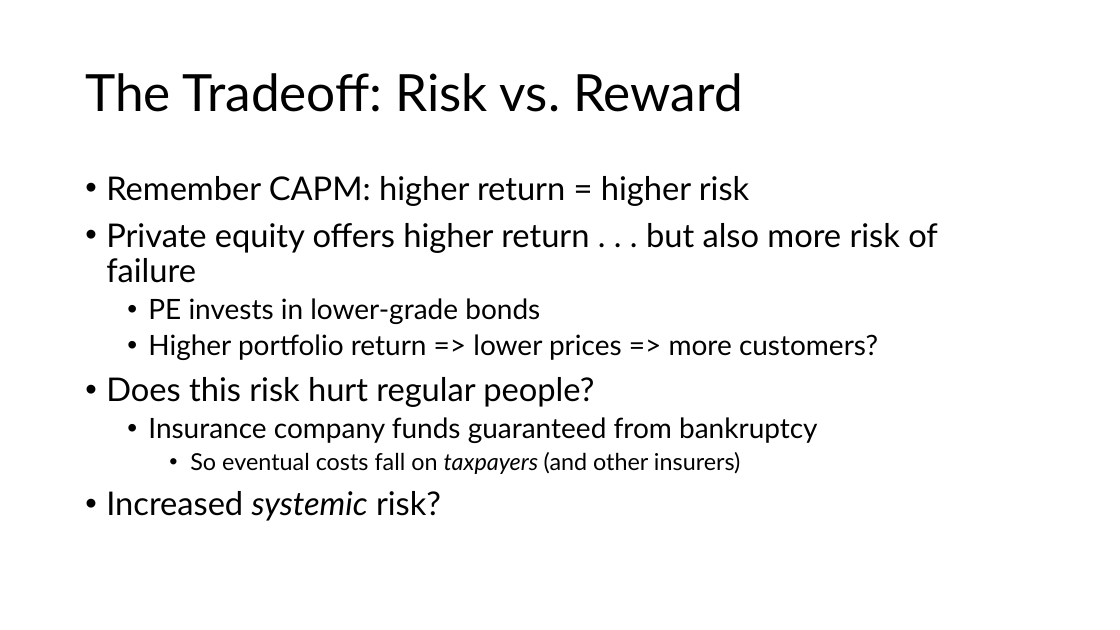
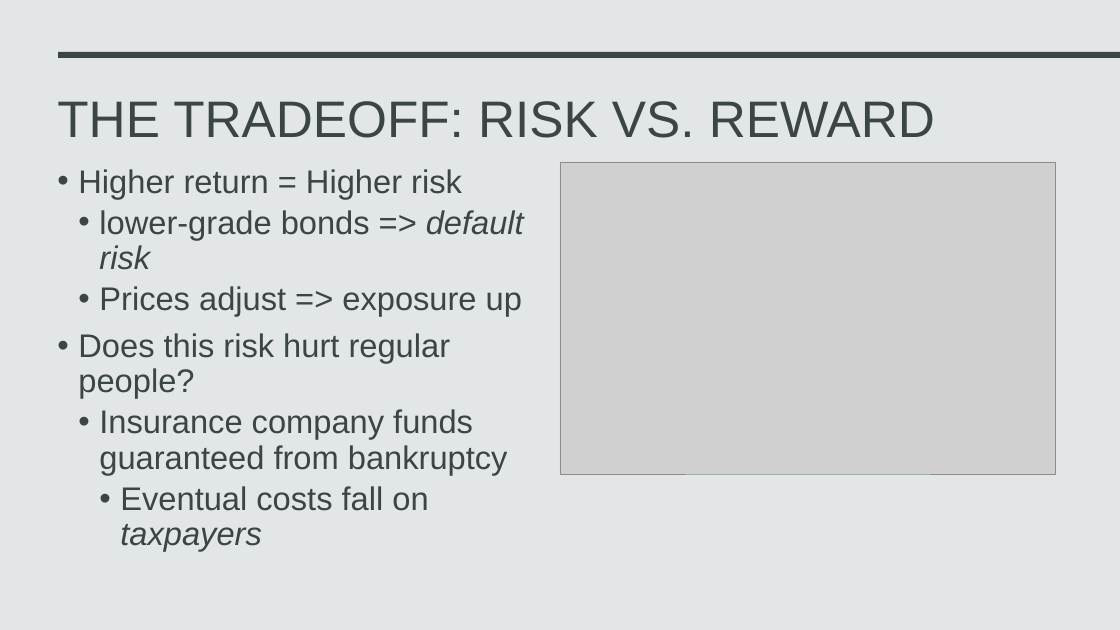
Before and after one commit to AFB-TUV/Fall-2026, a slide deck: slide 6 of Actuarial Corporate Finance/Why is Private Equity Involved with Insurance.pptx (slide 5 before the commit). Drawn at 1120x630 pixels with LibreOffice and Linux fonts; fonts in the diff are those of the drawing; grey boxes stand for pictures. Boxes give left, top, right and bottom in pixels: in the first picture for what was removed or moved away, otherwise in the second. Text is boxed around its words. In the diff, an @@ line names an element or a change of style, - is before the commit and + after.

```diff
--- a/Actuarial Corporate Finance/Why is Private Equity Involved with Insurance.pptx
+++ b/Actuarial Corporate Finance/Why is Private Equity Involved with Insurance.pptx
@@ background #FFFFFF to #E2E6E7 @@
@@ rectangle added at (58, 52, 1120, 58), fill #3B4546 @@
@@ title "THE TRADEOFF: RISK VS. REWARD" at (57, 101, 935, 138): vertical alignment middle to top @@
@@ title at (57, 101, 935, 138): text changed; font Lato to Arial; text colour #000000 to #3B4546 @@
-The Tradeoff: Risk vs. Reward
+THE TRADEOFF: RISK VS. REWARD
@@ text "Higher return = Higher risk": place and size @@
-text "Higher return = Higher risk" at (106, 176, 938, 521)
+text "Higher return = Higher risk" at (78, 169, 524, 551)
@@ text at (78, 169, 524, 316): text changed; font Lato to Arial; text colour #000000 to #3B4546 @@
-• Remember CAPM: higher return = higher risk
-• Private equity offers higher return . . . but also more risk of failure
-  • PE invests in lower-grade bonds
-  • Higher portfolio return => lower prices => more customers?
+• Higher return = Higher risk
+  • lower-grade bonds => default risk
+  • Prices adjust => exposure up
@@ picture added at (560, 162, 1056, 475) @@
@@ text at (78, 333, 508, 475): font Lato to Arial, text colour #000000 to #3B4546 in "Does this risk hurt regular people?", "Insurance company funds guaranteed from bankruptcy"; size 24 to 28 pt in "Insurance company funds guaranteed from bankruptcy"; indent changed @@
@@ text at (120, 486, 428, 551): text changed; size 20 to 28 pt; font Lato to Arial; text colour #000000 to #3B4546 @@
-    • So eventual costs fall on taxpayers (and other insurers)
-• Increased systemic risk?
+    • Eventual costs fall on taxpayers
```
Also in this commit, not shown: 6 other slides changed, 2 slides added, 6 other files.
